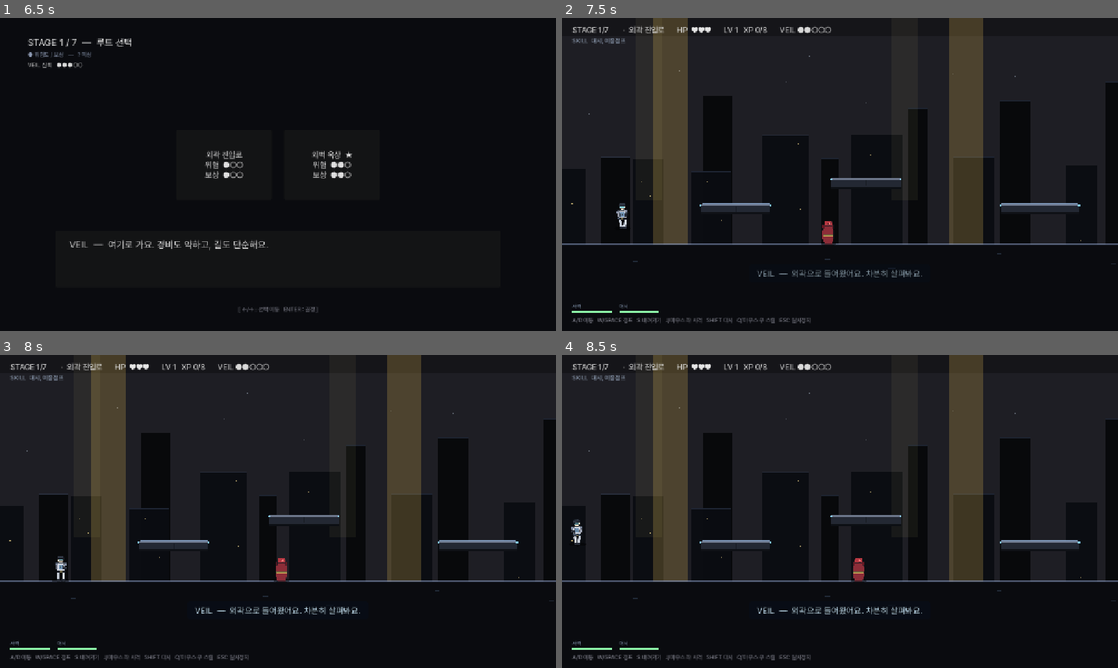
Above: before the commit, frames 1-4 (two rows, left to right).
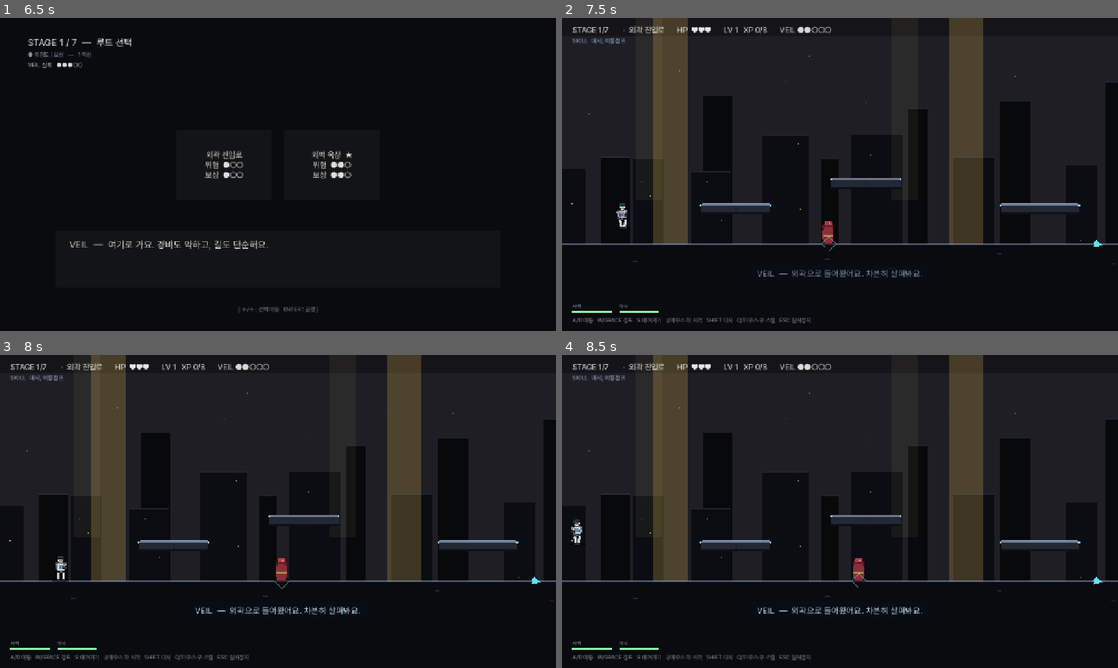
Above: after the commit, the same moments.

Repository: soomin007/EyesOnYou
Game: Godot game, scene res://scenes/main.tscn
Two runs of this game, one before a commit and one after it. Both use one fixed random seed, a clock stepped at 60 frames per second and the inputs below.
Inputs (mouse positions are in pixels of both pictures, inside the frame that each line leads up to):
- Up to frame 1 (6.5 s): click "게임 시작" at 0.5 s; click "일반 모드" at 1.25 s; click "바로 시작" at 2 s; tap Enter (ui_accept) at 2.75, 4.25, 5.75 s; move the mouse to (400, 158) at 2.77 s; press the mouse at (400, 158) at 2.78 s; hold D (move_right) 2.78-4.28 s; tap W (jump) at 3.02, 3.77, 5.27, 6.02 s; move the mouse to (166, 190) at 3.52 s; release the mouse at (166, 190) at 3.53 s; tap Shift (dash) at 3.6 s; move the mouse to (333, 105) at 4.27 s; hold A (move_left) 4.28-5.03 s; tap Q at 4.35 s; move the mouse to (250, 237) at 5.02 s; hold D (move_right) from 5.03 s (still down); tap E at 5.1 s; click (250, 237) at 5.17 s; move the mouse to (444, 221) at 5.77 s; tap Space at 5.85 s
- Up to frame 2 (7.5 s): release D (move_right) at 6.5 s; click "외곽 진입로 위험 ●○○ 보상 ●○○" at 6.5 s; click "확인" at 7.25 s
- Up to frame 3 (8 s): no input
- Up to frame 4 (8.5 s): move the mouse to (673, 464) at 8.02 s; hold A (move_left) from 8.03 s (still down); tap J at 8.1 s; tap W (jump) at 8.27 s

Frame 1 is identical in both runs. In frame 2, less than 0.1% of the frame differs, in the area x 46-98%, y 69-75%; in frame 3, less than 0.1%; in frame 4, less than 0.1%.

Commit message:
feat(sight): VeilSight 확장 — 전 적 마킹 + 공격 경고 펄스 + 범위 확대
- Enemy.veil_is_telegraphing(): 저격 조준/돌진 준비/폭탄 무장 감지.
- VeilSight: 원거리만 → 전 적 마킹, 공격 임박 시 주황 경고 펄스,
  DETECT_RADIUS 1500→2200. "있는지조차 모르겠다 / 도움 권한 늘릴 것" 대응.

Co-Authored-By: Claude Opus 4.8 (1M context) <noreply@anthropic.com>

Diff:
--- a/scripts/Enemy.gd
+++ b/scripts/Enemy.gd
@@ -180,6 +180,20 @@
 
 # Risk 3 루트에서는 적이 더 빨리 반응한다.
 # 수치는 보수적으로 잡았으니 플레이테스트 후 조정 필요 (상의 항목).
+# VEIL 시야 마킹용 — 이 적이 지금 공격을 텔레그래프 중인가(조준/돌진 준비/폭탄 무장).
+# VeilSight가 이 값으로 마커를 경고색으로 펄스시킨다("VEIL이 위험을 미리 짚어준다").
+func veil_is_telegraphing() -> bool:
+	if dead:
+		return false
+	if aim_line != null:  # sniper/patrol 원거리 조준 중
+		return true
+	match enemy_type:
+		EnemyType.PATROL:
+			return patrol_state == PatrolState.TELEGRAPH or patrol_state == PatrolState.CHARGING
+		EnemyType.BOMBER:
+			return bomber_state == BomberState.ARMING
+	return false
+
 func _telegraph_time() -> float:
 	return PATROL_TELEGRAPH * (0.6 if GameState.is_high_risk() else 1.0)
 
--- a/scripts/VeilSight.gd
+++ b/scripts/VeilSight.gd
@@ -2,22 +2,22 @@
 extends Control
 
 # ─── VEIL 시야 마킹 (시야=신뢰 파일럿, v3 §2 보류분) ───────────────────────
-# "VEIL이 요원 대신 본다"를 *플레이로 실연*하는 첫 시스템. VEIL이 요원이 못 보는 원거리/공중
-# 위협(저격수·드론·폭격기)을 HUD로 짚어준다:
-#   - 화면 안 위협 → 시안색 다이아몬드 reticle ("눈을 두고 있다")
+# "VEIL이 요원 대신 본다"를 *플레이로 실연*하는 시스템. VEIL이 요원 주변의 모든 위협을 HUD로 짚어준다:
+#   - 화면 안 위협 → 시안색 다이아몬드 reticle (요원도 보니 은은하게)
 #   - 화면 밖 위협 → 화면 가장자리 화살표 ("네가 못 보는 걸 내가 본다") ← 핵심 가치
+#   - 공격 임박(조준/돌진/폭탄) → 경고색 주황으로 펄스 ("VEIL이 위험을 미리 짚어준다")
 # ACT3(degraded=true)에선 마커가 staggered하게 깜빡이고 군데군데 꺼진다 = "제 눈이 여기서 멈춰요"가
-# 글이 아니라 화면에서 일어남. 그때부터 표시 안 된 위협은 요원이 직접 봐야 한다 = 역전이 플레이로.
+# 글이 아니라 화면에서. 표시 안 된 위협은 요원이 직접 봐야 한다 = 역전이 플레이로.
 #
-# 파일럿 범위: 현재 위협(presence) 마킹 + ACT3 degradation까지만. 조준 경고 펄스 / 길 제시 / 마커
-# 위치 lag 등은 체감 확인 후 확장. (정면 위협인 patrol/shield는 요원이 직접 보므로 마킹 제외.)
+# 확장 이력: 처음엔 원거리/공중(저격수·드론·폭격기)만 마킹했으나 "있는지조차 모르겠다"는 피드백으로
+# 전 적 마킹 + 공격 경고 펄스 + 탐지 범위 확대(VEIL의 권한 강화). 길 제시는 다음 확장 후보.
 
 var player: Node2D = null
 var degraded: bool = false  # ACT3 — 마커가 흐려지고 꺼짐
 
-const DETECT_RADIUS: float = 1500.0           # 이 안의 위협만 VEIL이 본다 (≈ 화면 한 칸 너머까지)
-const MARKED_TYPES: Array[int] = [1, 2, 3]    # sniper / drone / bomber (patrol=0, shield=4 제외)
-const CALM: Color = Color(0.42, 0.86, 1.0)    # VEIL 시안 — 자막 색과 통일감
+const DETECT_RADIUS: float = 2200.0           # 이 안의 위협을 VEIL이 본다 (≈ 화면 한 칸 반 너머)
+const CALM: Color = Color(0.42, 0.86, 1.0)    # 평시 — VEIL 시안 (자막 색과 통일감)
+const WARN: Color = Color(1.0, 0.55, 0.22)    # 공격 임박 — 경고 주황
 const EDGE_MARGIN: float = 48.0               # 화면 밖 화살표가 가장자리에서 떨어지는 여백
 const RETICLE_R: float = 17.0
 
@@ -46,40 +46,44 @@
 			continue
 		if bool(en.get("dead")):
 			continue
-		if int(en.get("enemy_type")) not in MARKED_TYPES:
-			continue
 		var wpos: Vector2 = en.global_position
 		if ppos.distance_to(wpos) > DETECT_RADIUS:
 			continue
+		# 공격 임박 여부 — 경고색 + 빠른 펄스.
+		var danger: bool = en.has_method("veil_is_telegraphing") and en.veil_is_telegraphing()
+		var col: Color = WARN if danger else CALM
+		var alpha_mul: float = 1.0
 		# ACT3 degradation — 위협별 staggered 깜빡임 + 암점.
-		var alpha_mul: float = 1.0
 		if degraded:
 			var phase: float = float(en.get_instance_id() % 997) * 0.0131
 			if fmod(_t * 0.9 + phase, 1.0) < 0.34:   # 주기의 1/3은 VEIL이 못 봄 → 마커 꺼짐
 				continue
 			alpha_mul = clamp(0.5 + 0.3 * sin(_t * 6.0 + phase), 0.22, 0.8)  # 남은 동안도 불안정
+		if danger:
+			alpha_mul *= 0.7 + 0.3 * sin(_t * 11.0)  # 경고 펄스
 		var spos: Vector2 = xform * wpos
 		var on_screen: bool = spos.x >= 0.0 and spos.x <= view.x and spos.y >= 0.0 and spos.y <= view.y
 		if on_screen:
-			# 화면 안 — 요원도 볼 수 있으니 살짝 은은하게.
-			var rc: Color = CALM
-			rc.a *= 0.55 * alpha_mul
-			_draw_reticle(spos, rc)
+			# 화면 안 — 요원도 볼 수 있으니 평시엔 은은하게, 위험할 땐 또렷하게.
+			var rc: Color = col
+			rc.a *= (0.92 if danger else 0.5) * alpha_mul
+			_draw_reticle(spos, rc, danger)
 		else:
 			# 화면 밖 — VEIL의 봄이 빛나는 곳. 또렷하게.
-			var ec: Color = CALM
+			var ec: Color = col
 			ec.a *= alpha_mul
 			_draw_edge_arrow(spos, center, view, ec)
 
-func _draw_reticle(pos: Vector2, col: Color) -> void:
+func _draw_reticle(pos: Vector2, col: Color, danger: bool) -> void:
+	var r: float = RETICLE_R + (4.0 if danger else 0.0)
 	var pts: PackedVector2Array = PackedVector2Array([
-		pos + Vector2(0.0, -RETICLE_R),
-		pos + Vector2(RETICLE_R, 0.0),
-		pos + Vector2(0.0, RETICLE_R),
-		pos + Vector2(-RETICLE_R, 0.0),
-		pos + Vector2(0.0, -RETICLE_R),
+		pos + Vector2(0.0, -r),
+		pos + Vector2(r, 0.0),
+		pos + Vector2(0.0, r),
+		pos + Vector2(-r, 0.0),
+		pos + Vector2(0.0, -r),
 	])
-	draw_polyline(pts, col, 2.0)
+	draw_polyline(pts, col, 2.0 if danger else 1.6)
 
 func _draw_edge_arrow(spos: Vector2, center: Vector2, view: Vector2, col: Color) -> void:
 	# 위협 방향으로 화면 가장자리(여백 inset)에 클램프한 점 + 그 방향을 가리키는 삼각형.
